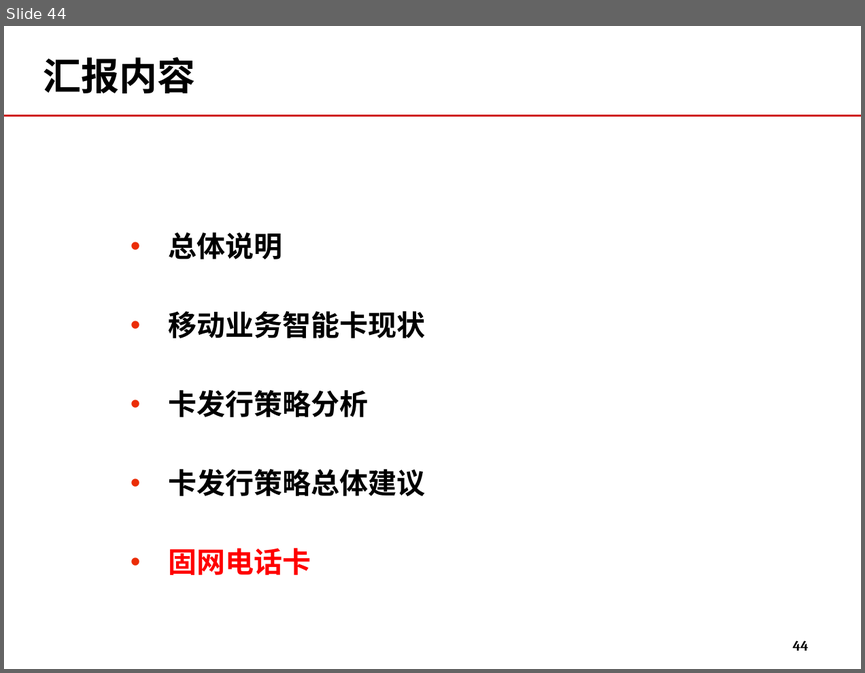
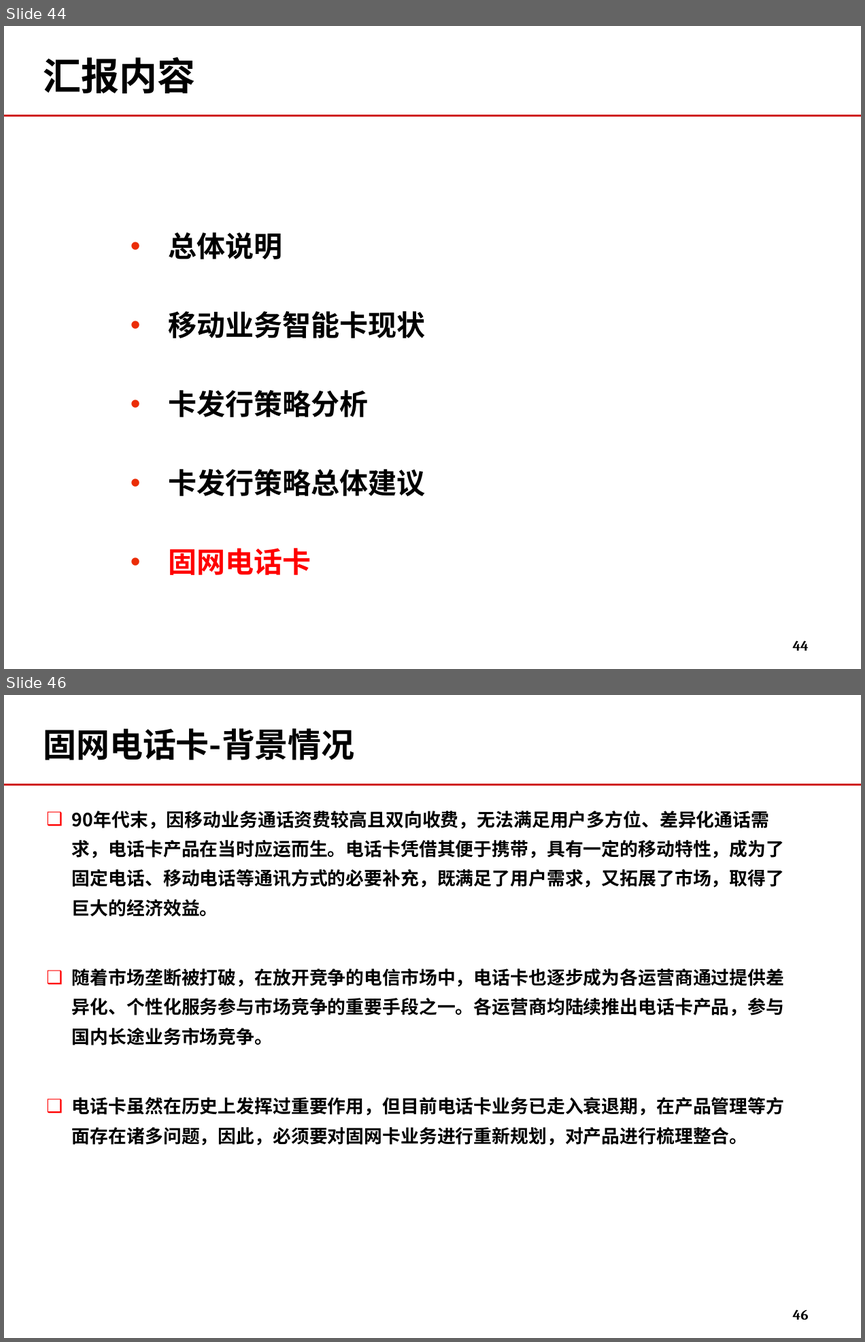
Before and after one commit to momo1101/unicardsrch, a slide deck: 软课题文本/软课题-中国联通电信卡业务及策略研究.ppt. Shown one above the other, each under a label of ours: slide 44 before the commit, slides 44 and 46 after it; the slides between them are not shown. The pictures are 865x673 and 865x1342 pixels, drawn with LibreOffice and Linux fonts; fonts in the diff are those of the drawing; background and template pictures are left out. Boxes give left, top, right and bottom in pixels: in the first picture for what was removed or moved away, otherwise in the second. Text is boxed around its words. In the diff, an @@ line names an element or a change of style, - is before the commit and + after.

```diff
--- a/软课题文本/软课题-中国联通电信卡业务及策略研究.ppt
+++ b/软课题文本/软课题-中国联通电信卡业务及策略研究.ppt
@@ slide 46 added at [4,695,861,1338], background #FFFFFF; not listed: 1 template element that a slide beside it also shows @@
@@ title added at [43,728,355,760], 28 pt, text #000000, bold @@
+固网电话卡-背景情况
@@ text added at [72,811,784,1145], 15.3 pt, text #000000, bold @@
+❑ 90年代末，因移动业务通话资费较高且双向收费，无法满足用户多方位、差异化通话需求，电话卡产品在当时应运而生。电话卡凭借其便于携带，具有一定的移动特性，成为了固定电话、移动电话等通讯方式的必要补充，既满足了用户需求，又拓展了市场，取得了巨大的经济效益。
+❑ 随着市场垄断被打破，在放开竞争的电信市场中，电话卡也逐步成为各运营商通过提供差异化、个性化服务参与市场竞争的重要手段之一。各运营商均陆续推出电话卡产品，参与国内长途业务市场竞争。
+❑ 电话卡虽然在历史上发挥过重要作用，但目前电话卡业务已走入衰退期，在产品管理等方面存在诸多问题，因此，必须要对固网卡业务进行重新规划，对产品进行梳理整合。
@@ page number added at [793,1309,808,1319], 12 pt, text #000000, bold @@
+46
```
Also in this commit, not shown: 12 slides changed, 21 other slides added, 1 slide removed.
